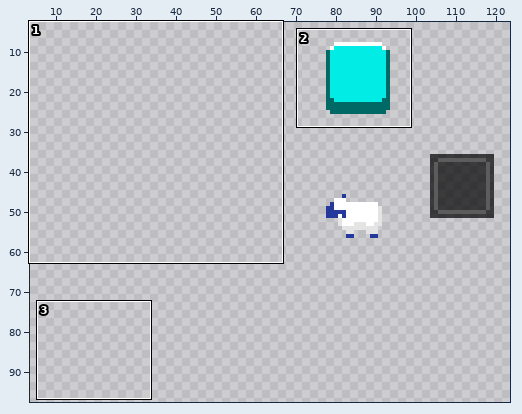
A sprite sheet gets an edit: src/data/assets/textures/atlas.png. The picture above shows the old version from afar; the outline marks the close-up.
Close-up. Before the edit:
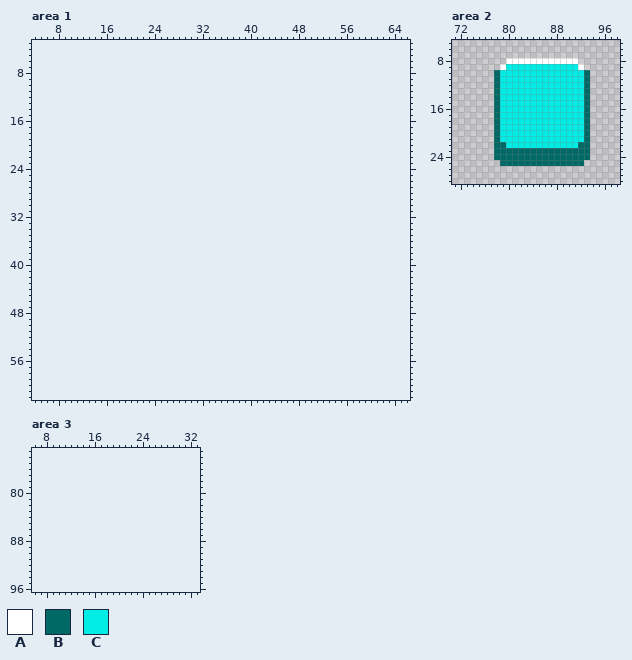
The file is 64x128 pixels. Shown: area 1: x 4..66, y 3..62; area 2: x 71..98, y 5..28; area 3: x 6..33, y 73..96. The old version is drawn lined up with the new one, on the new canvas. The wide view leaves out empty margins.
Palette (. is transparent): A #ffffff  B #006865  C #00ece5
The result:
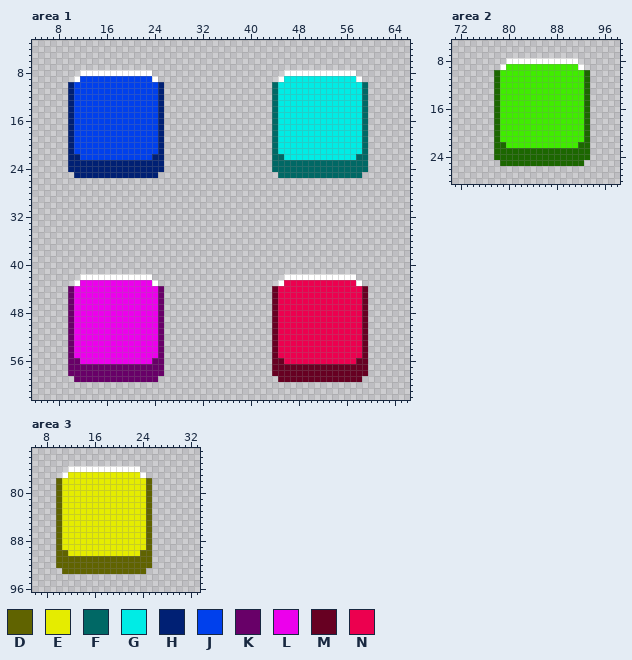
Colours new in this view: D #606300  E #e5ec00  F #006865  G #00ece5  H #002074  J #0040ec  K #680068  L #ec00ec  M #670022  N #ec004f
Change:
canvas 64x128 -> 128x128, the old top-left corner now at 68,0 (the part of the old canvas that was cut away was empty and is not shown)
colour B: #006865 -> #1c6700
colour C: #00ece5 -> #40ec00
Changed rows in their new state; - is a pixel that keeps its letter.
Area 1:
first column x 10:
 8 --AAAAAAAAAAAA----------------------AAAAAAAAAAAA--
 9 -AJJJJJJJJJJJJA--------------------AGGGGGGGGGGGGA-
10 HJJJJJJJJJJJJJJH------------------FGGGGGGGGGGGGGGF
11 HJJJJJJJJJJJJJJH------------------FGGGGGGGGGGGGGGF
12 HJJJJJJJJJJJJJJH------------------FGGGGGGGGGGGGGGF
13 HJJJJJJJJJJJJJJH------------------FGGGGGGGGGGGGGGF
14 HJJJJJJJJJJJJJJH------------------FGGGGGGGGGGGGGGF
15 HJJJJJJJJJJJJJJH------------------FGGGGGGGGGGGGGGF
16 HJJJJJJJJJJJJJJH------------------FGGGGGGGGGGGGGGF
17 HJJJJJJJJJJJJJJH------------------FGGGGGGGGGGGGGGF
18 HJJJJJJJJJJJJJJH------------------FGGGGGGGGGGGGGGF
19 HJJJJJJJJJJJJJJH------------------FGGGGGGGGGGGGGGF
20 HJJJJJJJJJJJJJJH------------------FGGGGGGGGGGGGGGF
21 HJJJJJJJJJJJJJJH------------------FGGGGGGGGGGGGGGF
22 HHJJJJJJJJJJJJHH------------------FFGGGGGGGGGGGGFF
23 HHHHHHHHHHHHHHHH------------------FFFFFFFFFFFFFFFF
24 HHHHHHHHHHHHHHHH------------------FFFFFFFFFFFFFFFF
25 -HHHHHHHHHHHHHH--------------------FFFFFFFFFFFFFF-
first column x 10:
42 --AAAAAAAAAAAA----------------------AAAAAAAAAAAA--
43 -ALLLLLLLLLLLLA--------------------ANNNNNNNNNNNNA-
44 KLLLLLLLLLLLLLLK------------------MNNNNNNNNNNNNNNM
45 KLLLLLLLLLLLLLLK------------------MNNNNNNNNNNNNNNM
46 KLLLLLLLLLLLLLLK------------------MNNNNNNNNNNNNNNM
47 KLLLLLLLLLLLLLLK------------------MNNNNNNNNNNNNNNM
48 KLLLLLLLLLLLLLLK------------------MNNNNNNNNNNNNNNM
49 KLLLLLLLLLLLLLLK------------------MNNNNNNNNNNNNNNM
50 KLLLLLLLLLLLLLLK------------------MNNNNNNNNNNNNNNM
51 KLLLLLLLLLLLLLLK------------------MNNNNNNNNNNNNNNM
52 KLLLLLLLLLLLLLLK------------------MNNNNNNNNNNNNNNM
53 KLLLLLLLLLLLLLLK------------------MNNNNNNNNNNNNNNM
54 KLLLLLLLLLLLLLLK------------------MNNNNNNNNNNNNNNM
55 KLLLLLLLLLLLLLLK------------------MNNNNNNNNNNNNNNM
56 KKLLLLLLLLLLLLKK------------------MMNNNNNNNNNNNNMM
57 KKKKKKKKKKKKKKKK------------------MMMMMMMMMMMMMMMM
58 KKKKKKKKKKKKKKKK------------------MMMMMMMMMMMMMMMM
59 -KKKKKKKKKKKKKK--------------------MMMMMMMMMMMMMM-
Area 3:
first column x 10:
76 --AAAAAAAAAAAA--
77 -AEEEEEEEEEEEEA-
78 DEEEEEEEEEEEEEED
79 DEEEEEEEEEEEEEED
80 DEEEEEEEEEEEEEED
81 DEEEEEEEEEEEEEED
82 DEEEEEEEEEEEEEED
83 DEEEEEEEEEEEEEED
84 DEEEEEEEEEEEEEED
85 DEEEEEEEEEEEEEED
86 DEEEEEEEEEEEEEED
87 DEEEEEEEEEEEEEED
88 DEEEEEEEEEEEEEED
89 DEEEEEEEEEEEEEED
90 DDEEEEEEEEEEEEDD
91 DDDDDDDDDDDDDDDD
92 DDDDDDDDDDDDDDDD
93 -DDDDDDDDDDDDDD-
